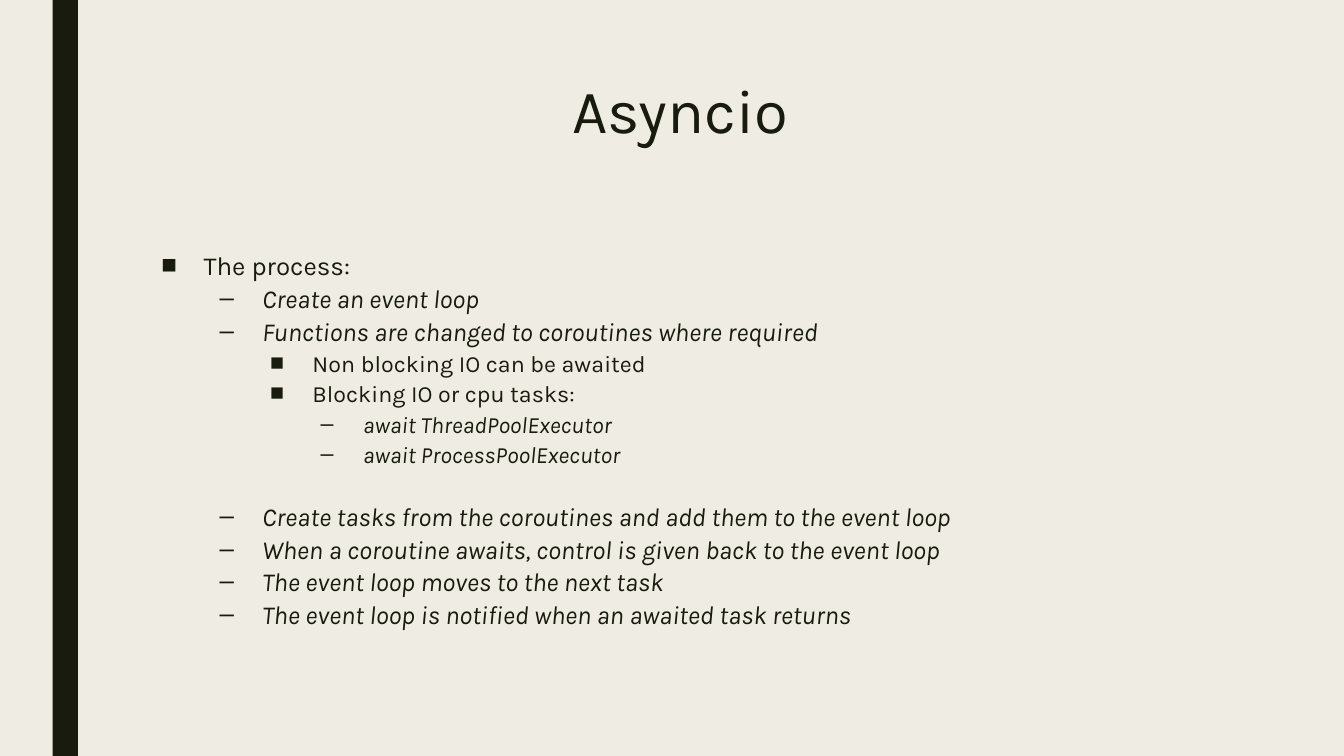
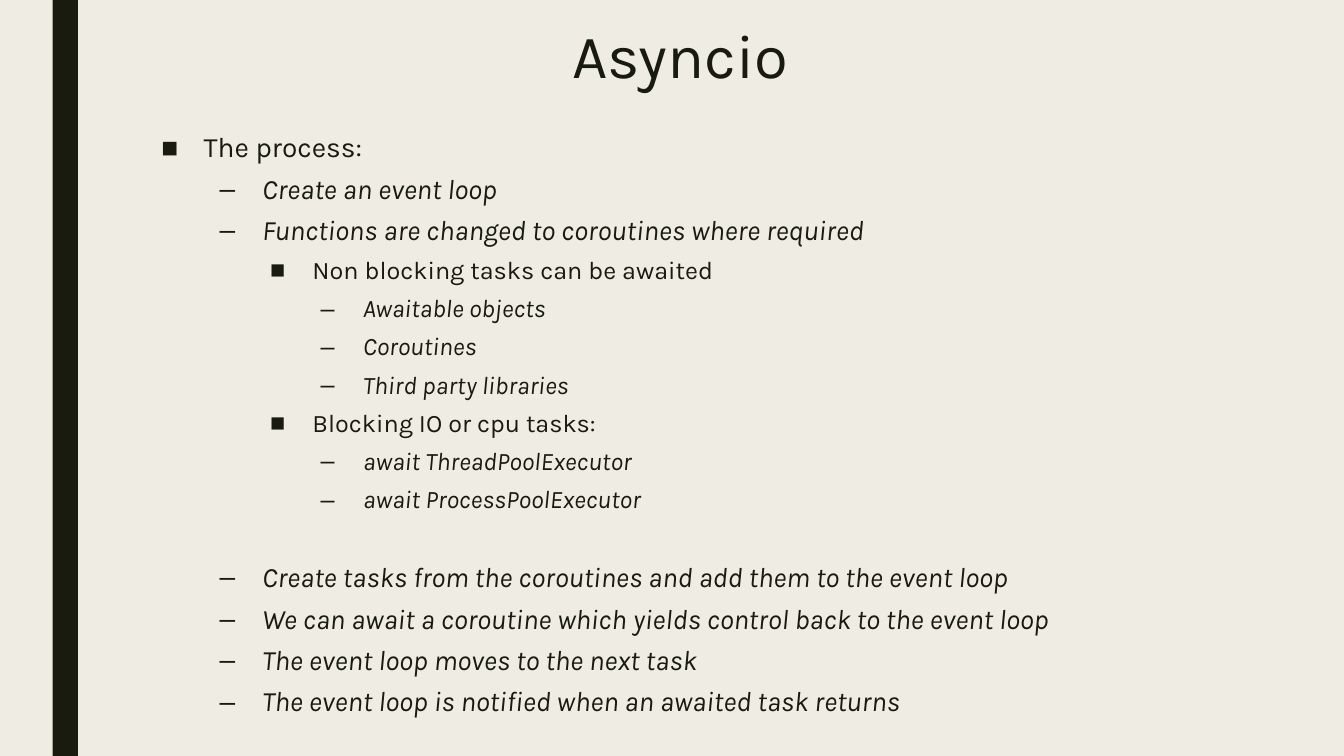
Before and after one commit to bdelate/talk-python-async, a slide deck: slide 11 of slides.pptx. Drawn at 1344x756 pixels with LibreOffice and Linux fonts; fonts in the diff are those of the drawing. Boxes give left, top, right and bottom in pixels: in the first picture for what was removed or moved away, otherwise in the second. Text is boxed around its words. In the diff, an @@ line names an element or a change of style, - is before the commit and + after.

```diff
--- a/slides.pptx
+++ b/slides.pptx
@@ title "Asyncio": place and size @@
-title "Asyncio" at [572, 90, 788, 148]
+title "Asyncio" at [572, 35, 788, 93]
@@ text "The process:": place and size @@
-text "The process:" at [204, 257, 951, 630]
+text "The process:" at [204, 138, 1049, 718]
@@ text at [204, 138, 1008, 718]: size 18.5 to 20 pt in "The process:", "Create an event loop", "Functions are changed to coroutines where required", "Create tasks from the coroutines and add ..." and 2 more places; size 16.6 to 18 pt in "Blocking IO or cpu tasks:", "await ThreadPoolExecutor", "await ProcessPoolExecutor"; line spacing 0.74 to 0.94 @@
@@ text at [312, 261, 713, 400]: text changed; size 16.6 to 18 pt; italic on @@
-    ■ Non blocking IO can be awaited
+    ■ Non blocking tasks can be awaited
+      – Awaitable objects
+      – Coroutines
+      – Third party libraries
@@ text at [262, 609, 1049, 636]: text changed; size 18.5 to 20 pt @@
-  – When a coroutine awaits, control is given back to the event loop
+  – We can await a coroutine which yields control back to the event loop
```
Also in this commit, not shown: 1 other slide changed, 11 slides added, 4 other files.
